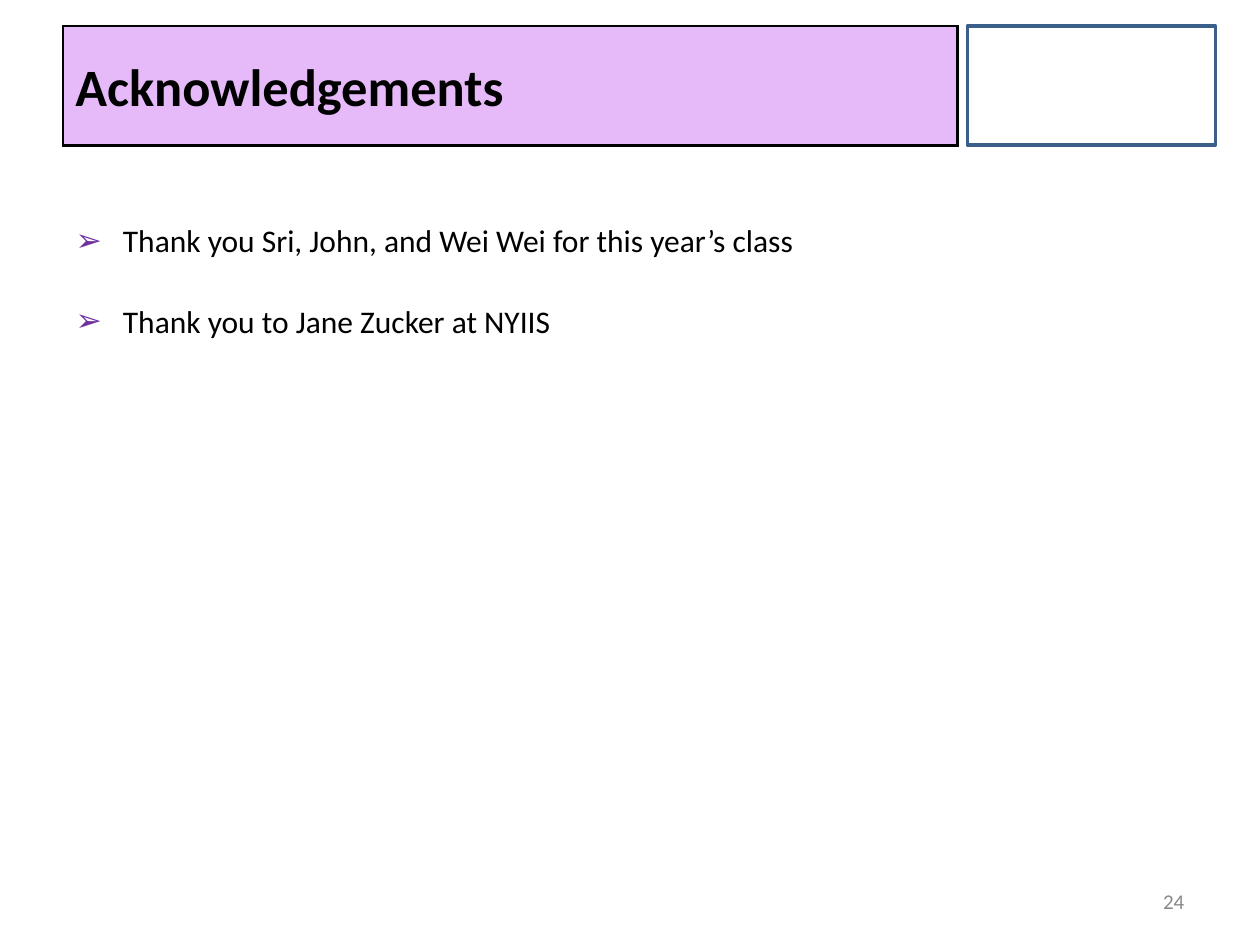
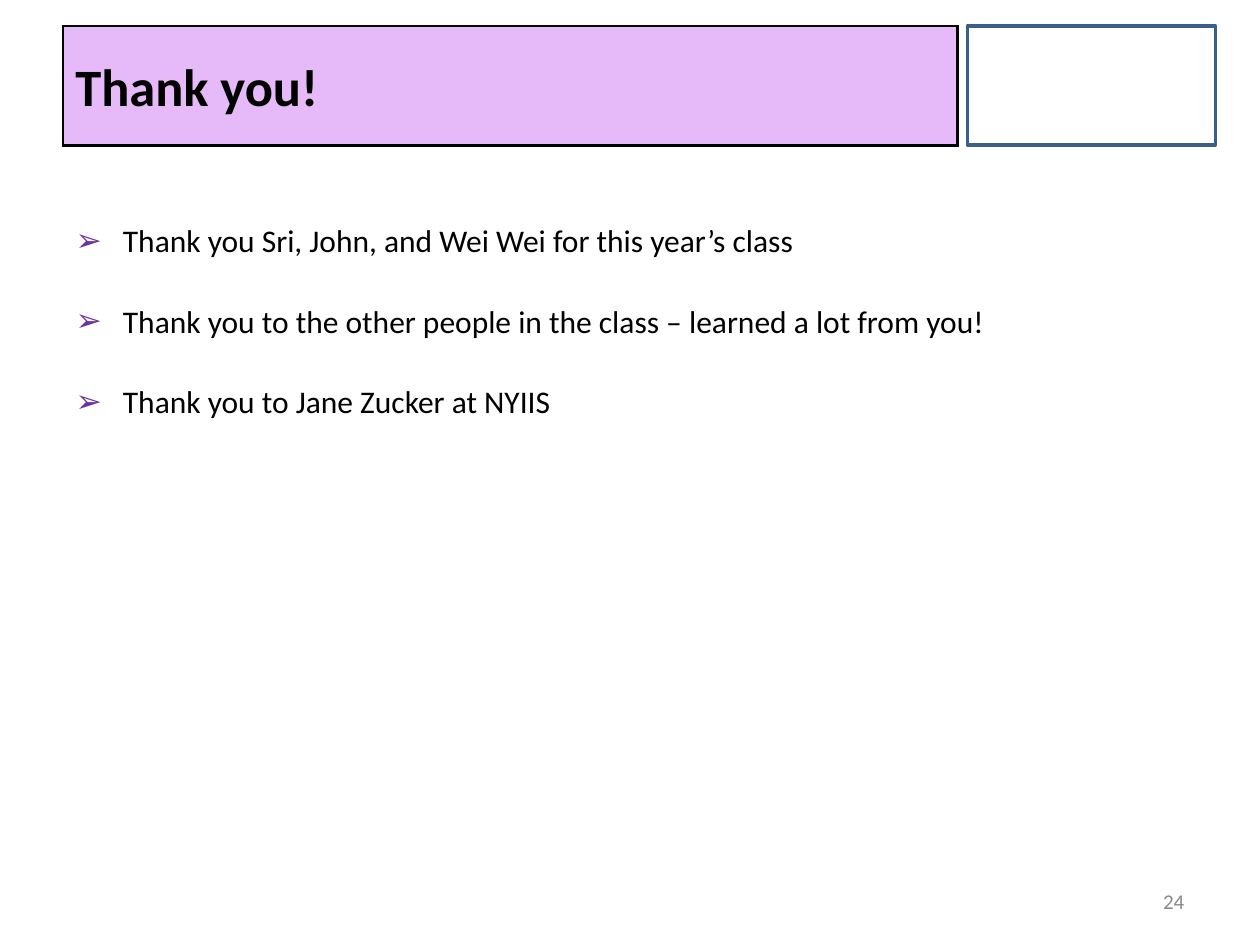
Before and after one commit to almatee/TrisAlma_GA_DAT_NYC_9_27, a slide deck: slide 24 of Final-Project/HPVVaccinePPT.pptx. Drawn at 1260x945 pixels with LibreOffice and Linux fonts; fonts in the diff are those of the drawing; background and template pictures are left out. Boxes give left, top, right and bottom in pixels: in the first picture for what was removed or moved away, otherwise in the second. Text is boxed around its words. In the diff, an @@ line names an element or a change of style, - is before the commit and + after.

Commit message:
uploading power point

```diff
--- a/Final-Project/HPVVaccinePPT.pptx
+++ b/Final-Project/HPVVaccinePPT.pptx
@@ text in rectangle at (75, 69, 318, 115): text changed @@
-Acknowledgements
+Thank you!
@@ text at (123, 311, 983, 338): paragraph added @@
+➢ Thank you to the other people in the class – learned a lot from you!
```
